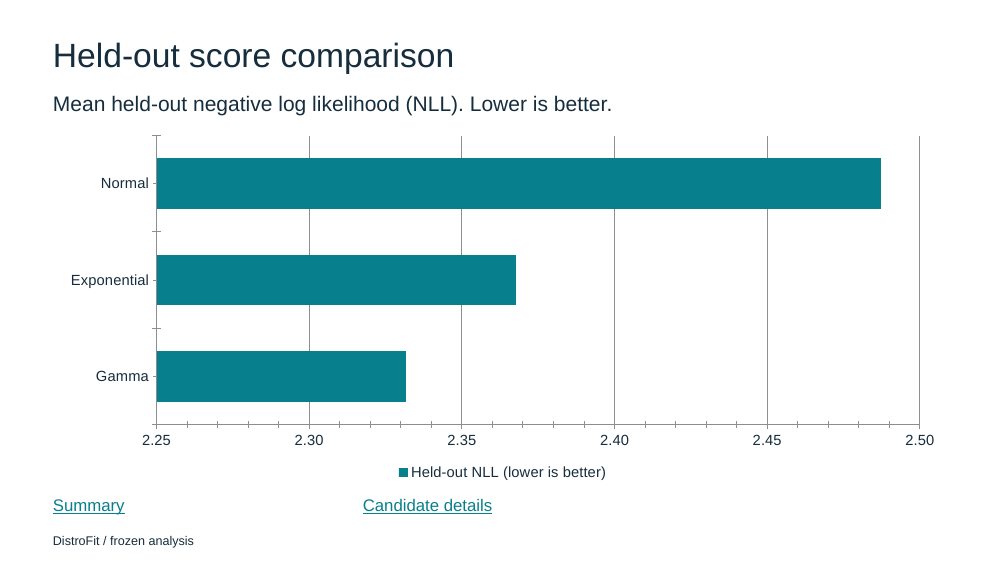
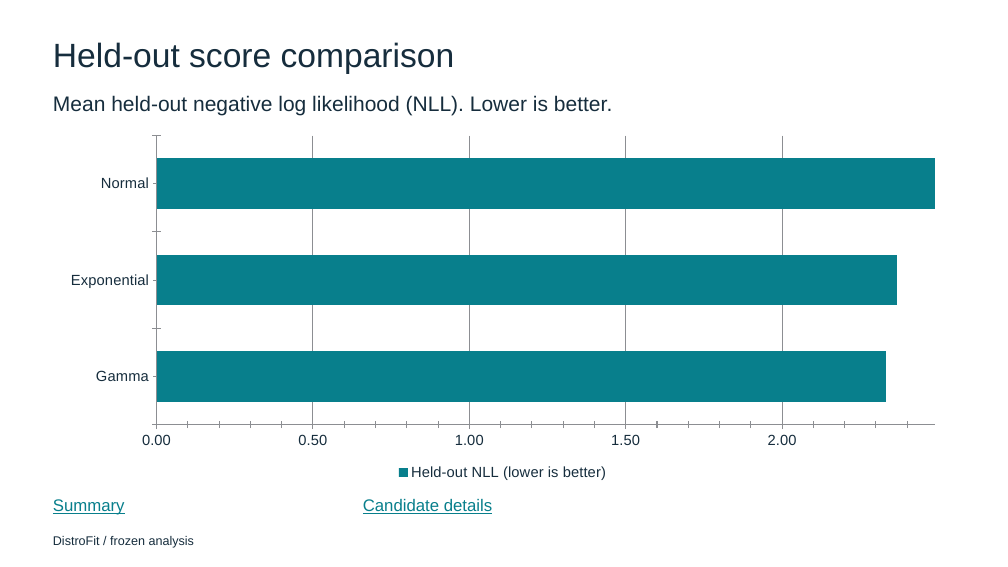
Before and after one commit to jackaI1/DistroFit, a slide deck: slide 2 of examples/powerpoint/synthetic-review.pptx. Drawn at 1008x567 pixels with LibreOffice and Linux fonts; fonts in the diff are those of the drawing. Boxes give left, top, right and bottom in pixels: in the first picture for what was removed or moved away, otherwise in the second. Text is boxed around its words. In the diff, an @@ line names an element or a change of style, - is before the commit and + after.

Commit message:
Keep score bars on an honest axis and fit dense chart labels

```diff
--- a/examples/powerpoint/synthetic-review.pptx
+++ b/examples/powerpoint/synthetic-review.pptx
@@ bar chart at [53, 129, 953, 484] @@
@@ value axis changed @@
```
Also in this commit, not shown: 4 other files.
